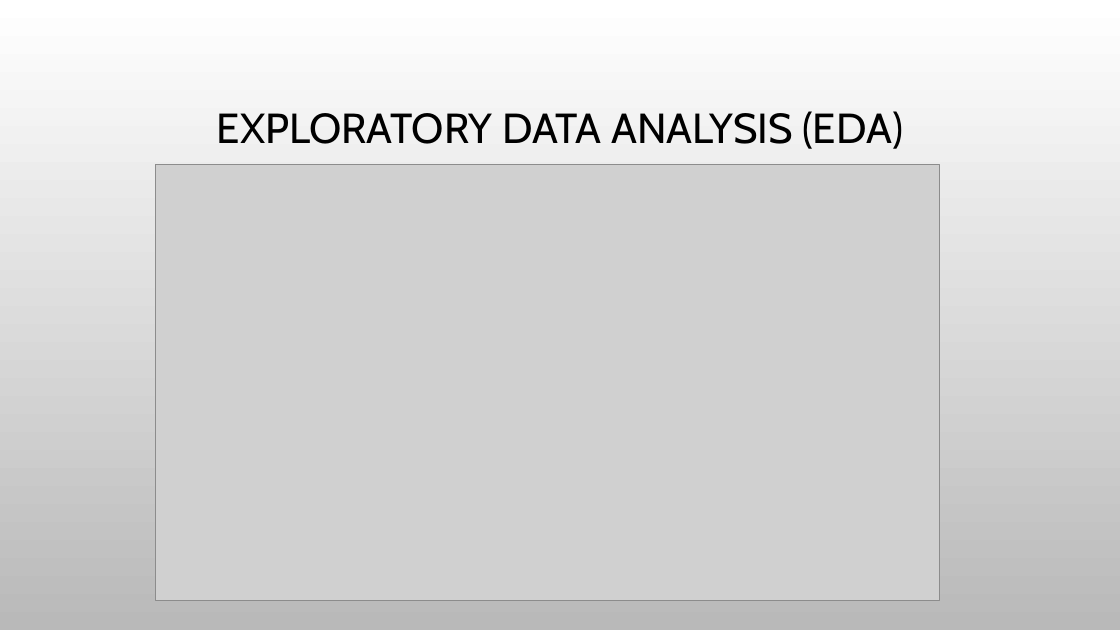
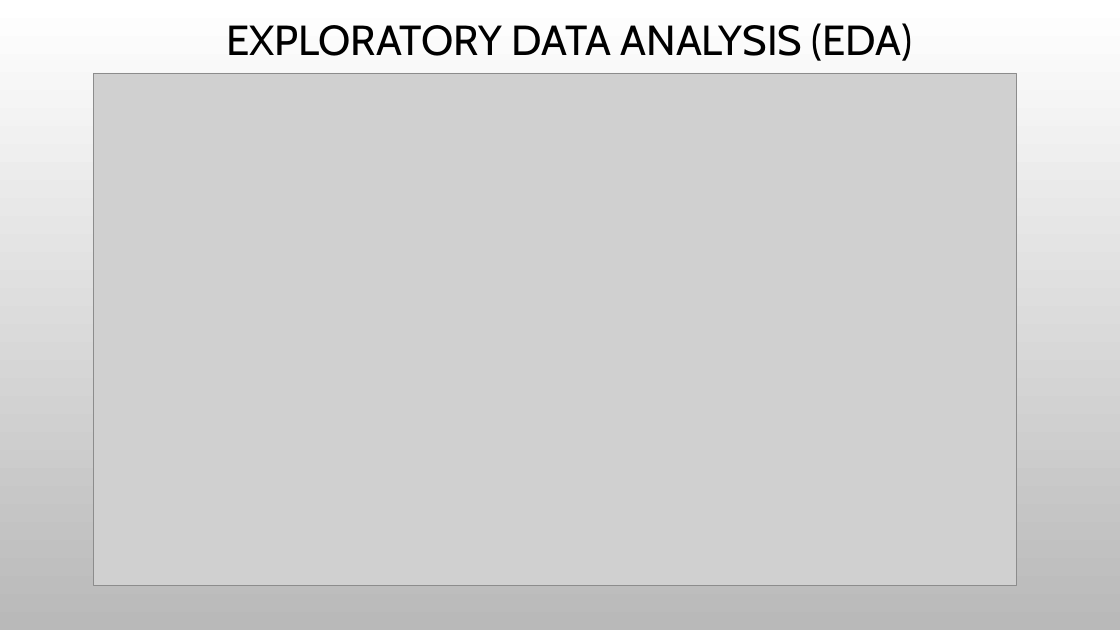
Before and after one commit to naiforfi/Bootcamp_repo, a slide deck: slide 7 of Final_project/Presentation.pptx. Drawn at 1120x630 pixels with LibreOffice and Linux fonts; fonts in the diff are those of the drawing; grey boxes stand for pictures; background and template pictures are left out. Boxes give left, top, right and bottom in pixels: in the first picture for what was removed or moved away, otherwise in the second. Text is boxed around its words. In the diff, an @@ line names an element or a change of style, - is before the commit and + after.

```diff
--- a/Final_project/Presentation.pptx
+++ b/Final_project/Presentation.pptx
@@ text "EXPLORATORY DATA ANALYSIS (EDA)": place and size @@
-text "EXPLORATORY DATA ANALYSIS (EDA)" at [217, 111, 904, 149]
+text "EXPLORATORY DATA ANALYSIS (EDA)" at [226, 23, 913, 61]
@@ picture: place and size @@
-picture at [155, 165, 940, 600]
+picture at [93, 73, 1017, 586]
```
Also in this commit, not shown: 8 other slides changed, 2 other files.
